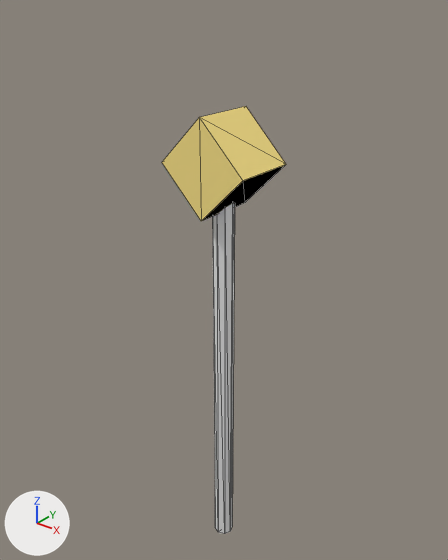
The glTF model public/assets/weapons/heroes/keeper-of-the-light.glb, before and after one commit.
Before and after are seen from a 50 mm camera at (1.164, -1.453, 1.457) aimed at (-0.043, 0.055, 0.521). The axes (+X, +Y, +Z) are drawn at lower left. The lights are the same throughout. The first picture is the older version. Mesh edges are drawn as thin lines.

In view in the first picture: 'keeper-of-the-light-head-gem', 'keeper-of-the-light-shaft'.
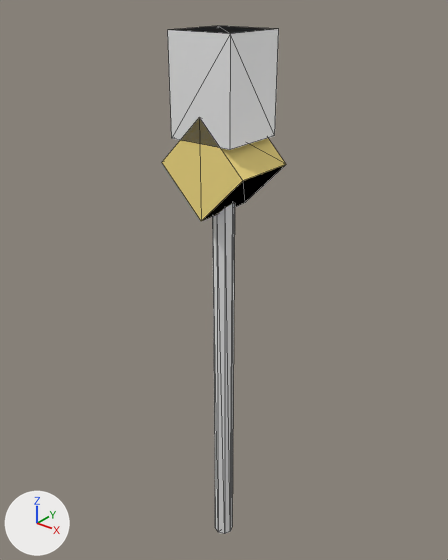
Where the change shows, as pixel boxes (x1, y1, x2, y2) in the pictures (448 x 560 px):
'keeper-of-the-light-cage', added
    after: (168, 26, 279, 150)

What the commit changed:
Mesh me_keeper_of_the_light_lantern_staff_cage is new.
It is a box spanning x -0.11..0.11, y -0.11..0.11, z 1.03..1.33.
It uses material mat_secondary (white #ffffff).
Object 'keeper-of-the-light-cage' (ob_keeper_of_the_light_cage) is new; it shows me_keeper_of_the_light_lantern_staff_cage.
Its location is (0.0, 0.0, 0.0).
